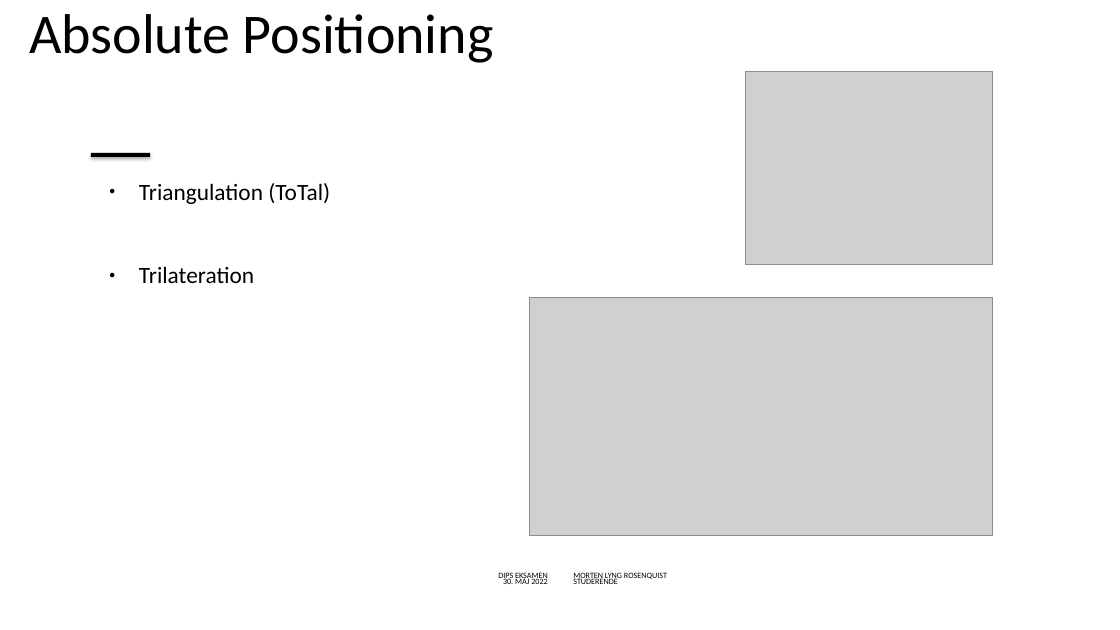
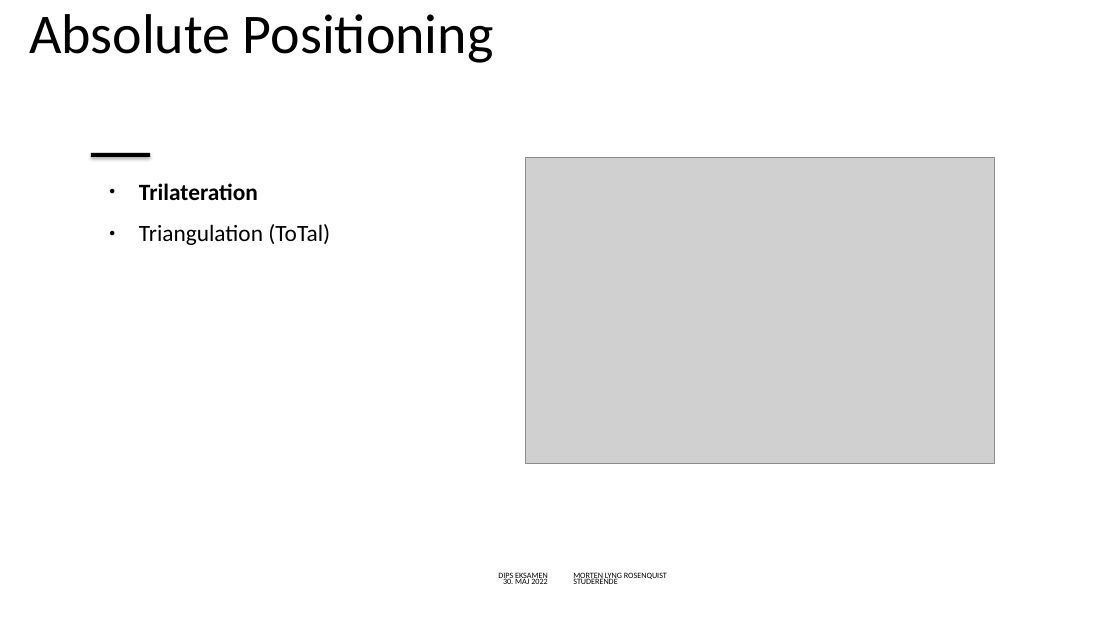
Before and after one commit to mlRosenquist/au-mlr-distributed-and-pervasive-systems, a slide deck: slide 24 of Præsentation.pptx (slide 22 before the commit). Drawn at 1120x630 pixels with LibreOffice and Linux fonts; fonts in the diff are those of the drawing; grey boxes stand for pictures; background and template pictures are left out. Boxes give left, top, right and bottom in pixels: in the first picture for what was removed or moved away, otherwise in the second. Text is boxed around its words. In the diff, an @@ line names an element or a change of style, - is before the commit and + after.

```diff
--- a/Præsentation.pptx
+++ b/Præsentation.pptx
@@ picture removed at bbox=[746, 72, 992, 265] @@
@@ picture added at bbox=[526, 158, 995, 463] @@
@@ text at bbox=[139, 183, 258, 200]: paragraph added @@
+● Trilateration
@@ text at bbox=[139, 266, 254, 283]: paragraph removed @@
-● Trilateration
@@ picture removed at bbox=[529, 297, 992, 535] @@
```
Also in this commit, not shown: 18 other slides changed, 3 slides added, 1 slide removed, 1 other file.
